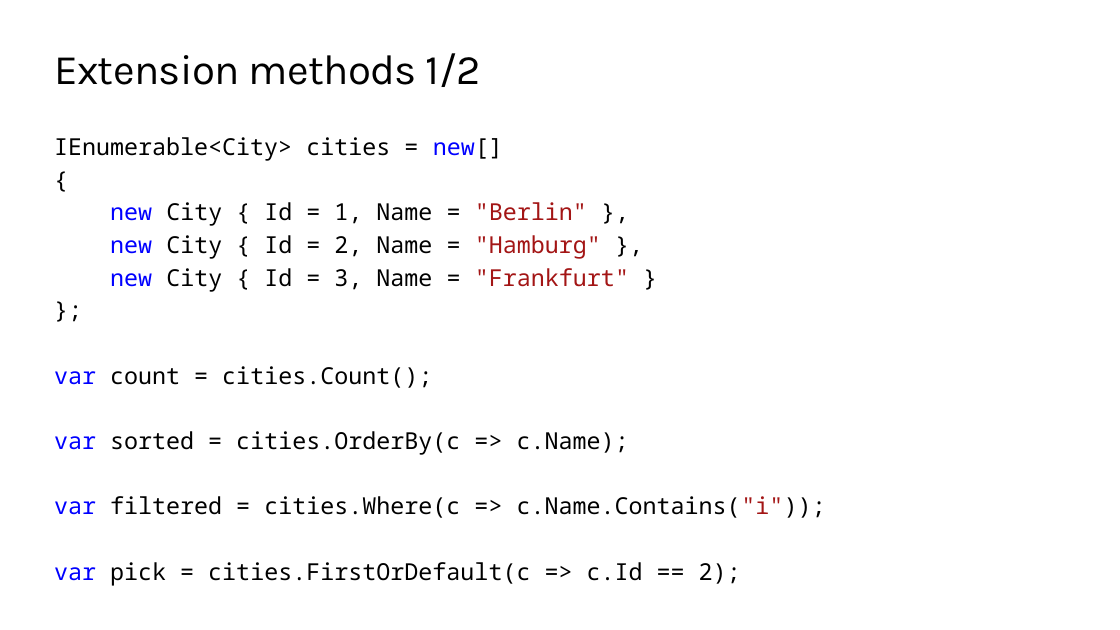
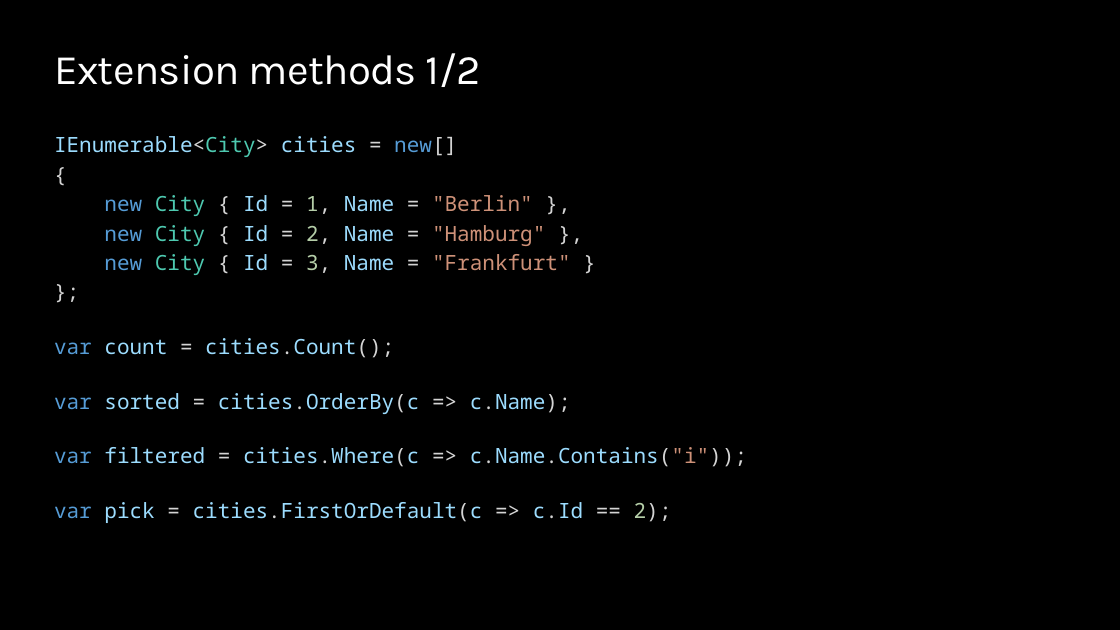
Before and after one commit to ondfisk/BDSA2020, a slide deck: slide 14 of Slides/Lecture03 - Lambdas and LINQ.pptx (slide 12 before the commit). Drawn at 1120x630 pixels with LibreOffice and Linux fonts; fonts in the diff are those of the drawing; background and template pictures are left out. Boxes give left, top, right and bottom in pixels: in the first picture for what was removed or moved away, otherwise in the second. Text is boxed around its words. In the diff, an @@ line names an element or a change of style, - is before the commit and + after.

```diff
--- a/Slides/Lecture03 - Lambdas and LINQ.pptx
+++ b/Slides/Lecture03 - Lambdas and LINQ.pptx
@@ background #FFFFFF to #000000 @@
@@ title "Extension methods 1/2" at bbox=[54, 53, 481, 87]: text colour #000000 to #FFFFFF @@
@@ text "IEnumerable<City> cities = new[]" at bbox=[54, 136, 747, 523]: size 20 to 18 pt; text colour #000000 to #9CDCFE in "IEnumerable<City> cities", "Id Name", "Id Name", "Id Name" and 4 more places; text colour #000000 to #D4D4D4 in "IEnumerable<City> = new[]", "{", "{ = 1, = },", "{ = 2, = }," and 6 more places; text colour #000000 to #4EC9B0 in "IEnumerable<City>", "City", "City", "City"; text colour #0000FF to #569CD6 in "new[]", "new", "new", "new" and 4 more places; text colour #000000 to #B5CEA8 in "1,", "2,", "3,", "2);"; text colour #A31515 to #CE9178 in ""Berlin"", ""Hamburg"", ""Frankfurt"", "c.Name.Contains("i"));" @@
```
Also in this commit, not shown: 10 other slides changed, 5 slides added, 1 other file.
